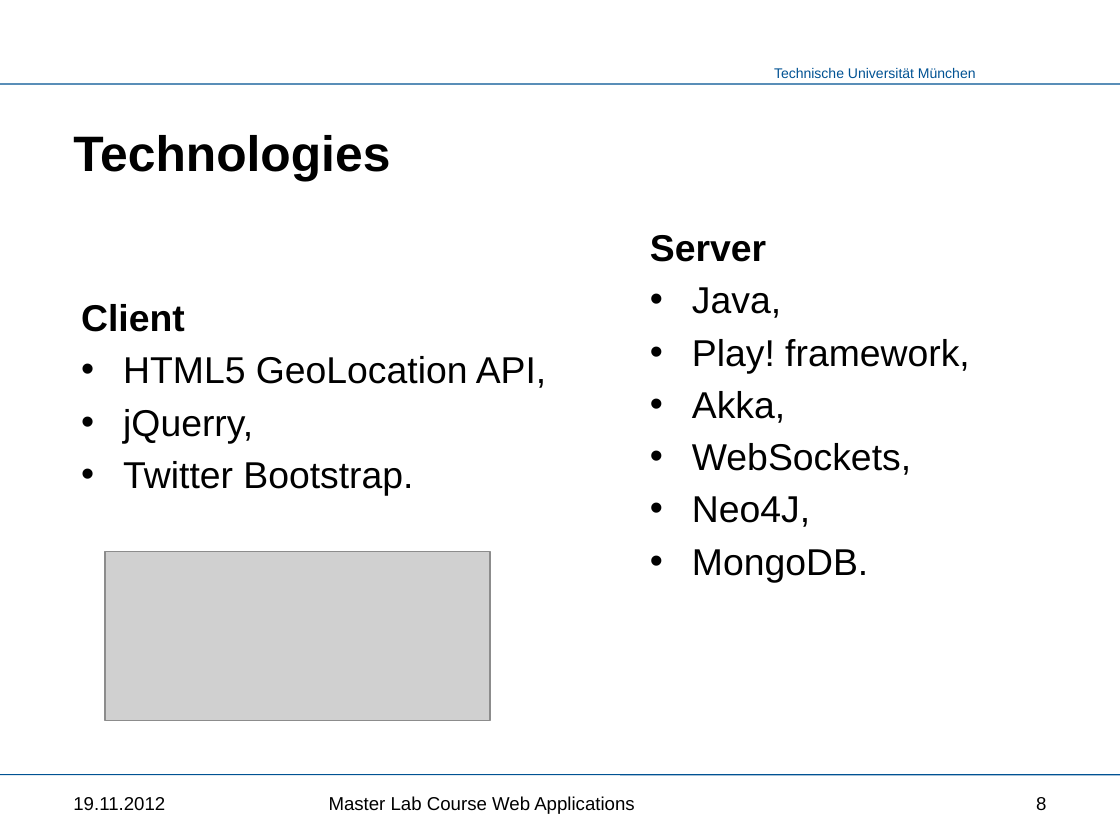
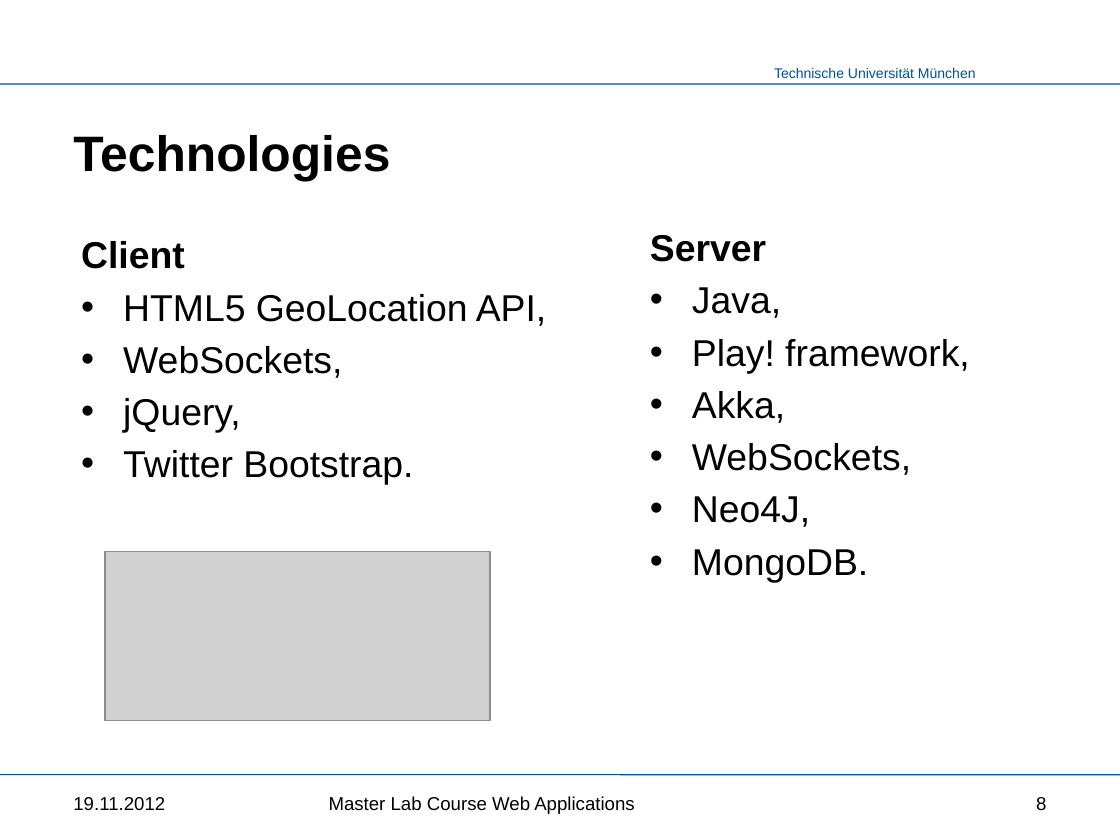
Before and after one commit to kneczaj/pi-puppids, a slide deck: slide 8 of docs/group4_project_presentation.pptx. Drawn at 1120x840 pixels with LibreOffice and Linux fonts; fonts in the diff are those of the drawing; grey boxes stand for pictures; background and template pictures are left out. Boxes give left, top, right and bottom in pixels: in the first picture for what was removed or moved away, otherwise in the second. Text is boxed around its words. In the diff, an @@ line names an element or a change of style, - is before the commit and + after.

```diff
--- a/docs/group4_project_presentation.pptx
+++ b/docs/group4_project_presentation.pptx
@@ text "Client": place and size @@
-text "Client" at (81, 304, 546, 496)
+text "Client" at (81, 241, 546, 485)
@@ text at (123, 346, 342, 433): text changed @@
-• jQuerry,
+• WebSockets,
+• jQuery,
```
Also in this commit, not shown: 1 slide added.
